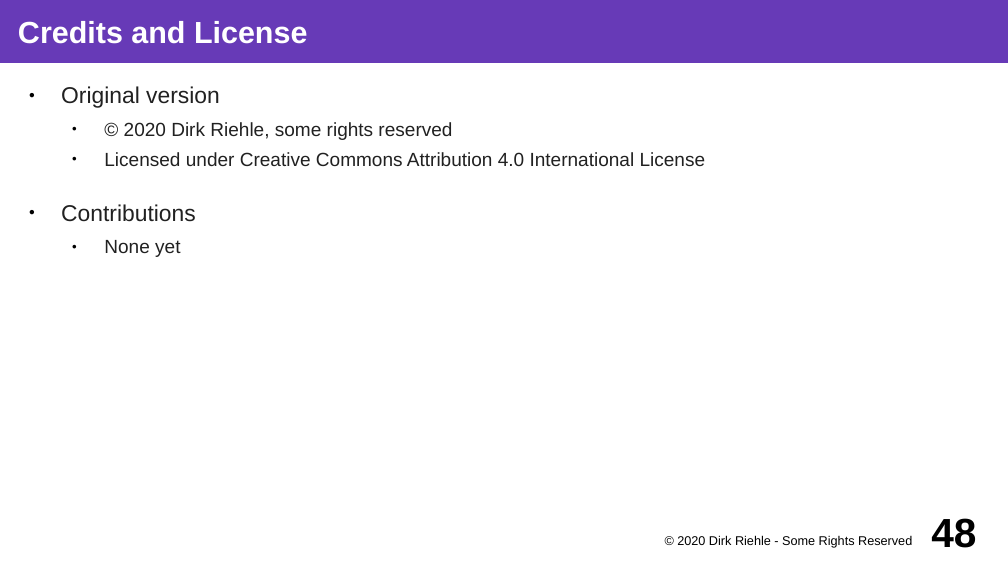
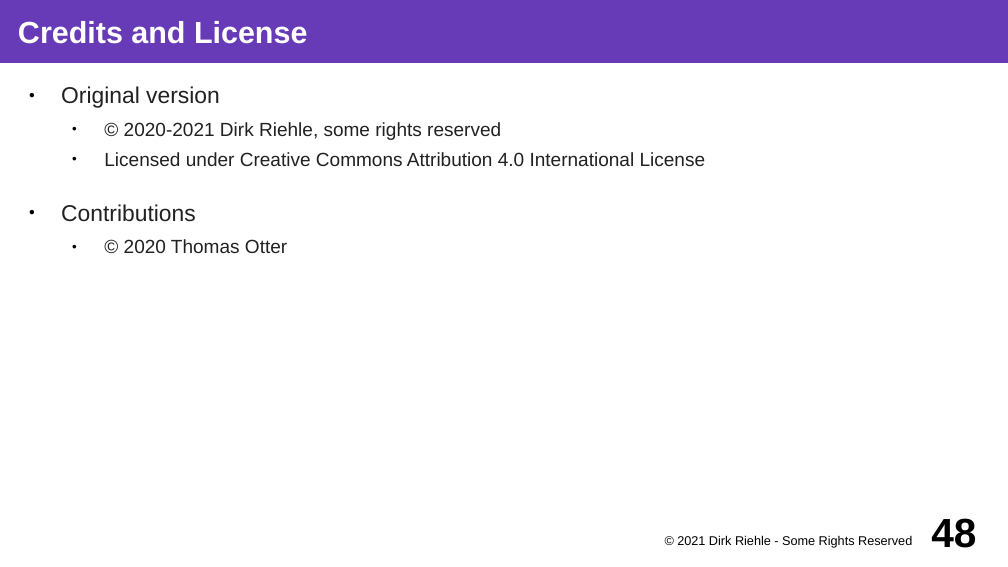
Before and after one commit to dirkriehle/coss-course, a slide deck: slide 48 of Lecture slides/COSS B03 - Software Vendors.odp. Drawn at 1008x567 pixels with LibreOffice and Linux fonts; fonts in the diff are those of the drawing. Boxes give left, top, right and bottom in pixels: in the first picture for what was removed or moved away, otherwise in the second. Text is boxed around its words. In the diff, an @@ line names an element or a change of style, - is before the commit and + after.

```diff
--- a/Lecture slides/COSS B03 - Software Vendors.odp
+++ b/Lecture slides/COSS B03 - Software Vendors.odp
@@ text at (x1=124, y1=122, x2=501, y2=140): text changed @@
-  ● © 2020 Dirk Riehle, some rights reserved
+  ● © 2020-2021 Dirk Riehle, some rights reserved
@@ text at (x1=124, y1=239, x2=287, y2=253): text changed @@
-  ● None yet
+  ● © 2020 Thomas Otter
@@ text at (x1=677, y1=535, x2=912, y2=548): text changed @@
-© 2020 Dirk Riehle - Some Rights Reserved
+© 2021 Dirk Riehle - Some Rights Reserved
```
Also in this commit, not shown: 41 other slides changed, 14 other files.
